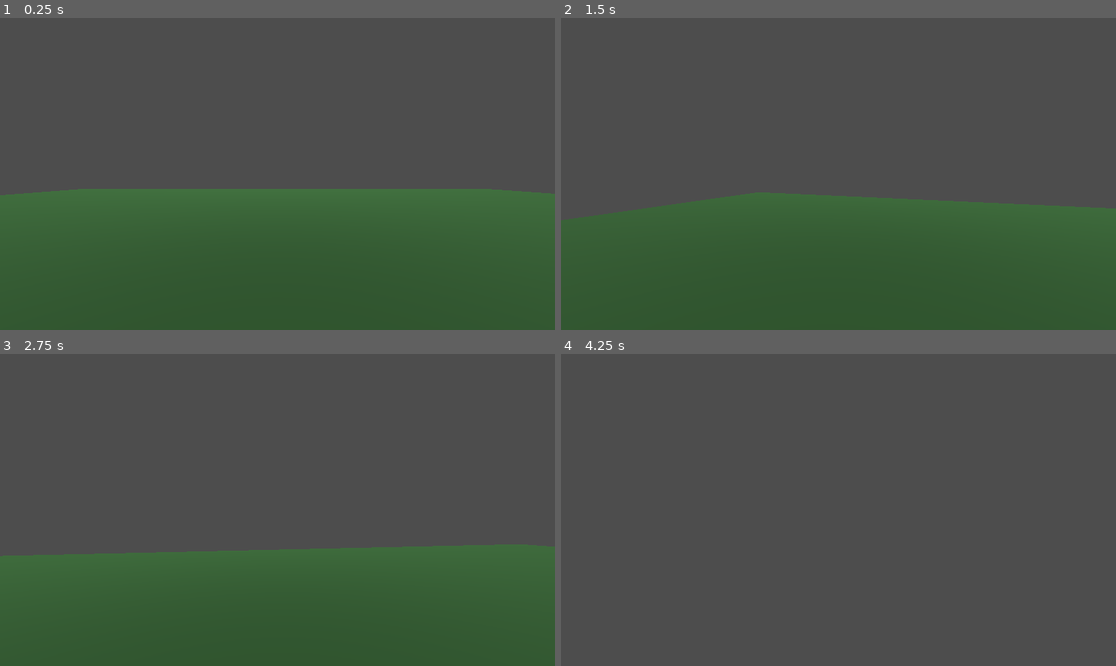
Above: before the commit, frames 1-4 (two rows, left to right).
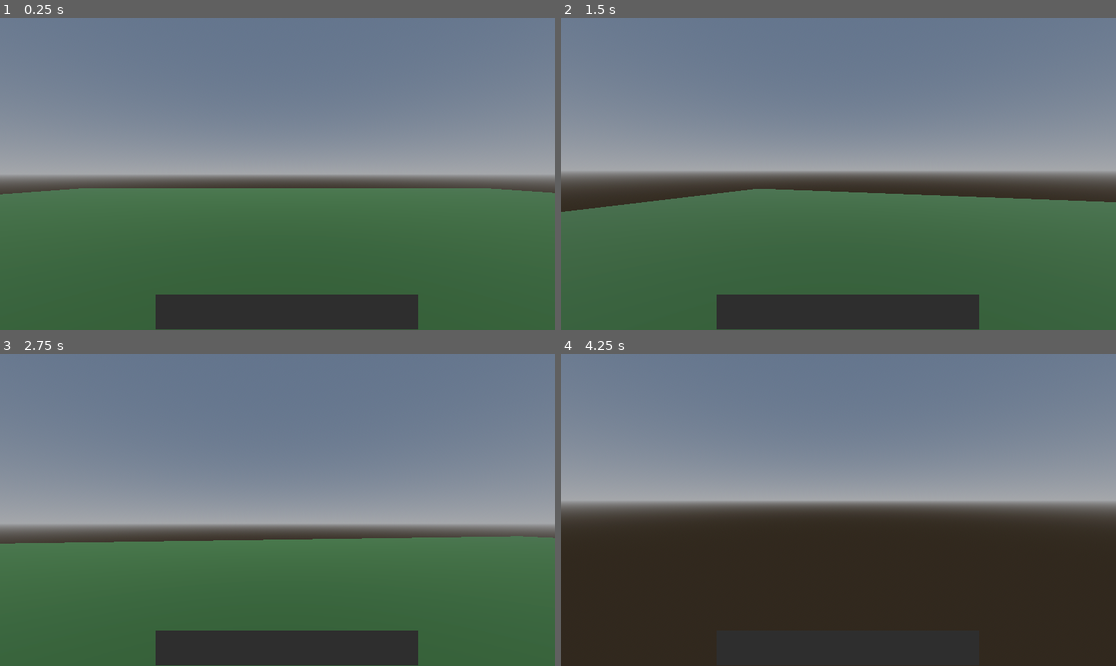
Above: after the commit, the same moments.

Repository: sg631/nsf-project
Game: Godot game, scene res://Game.tscn
Two runs of this game, one before a commit and one after it. Both use one fixed random seed, a clock stepped at 60 frames per second and the inputs below.
Inputs (mouse positions are in pixels of both pictures, inside the frame that each line leads up to):
- Up to frame 1 (0.25 s): no input
- Up to frame 2 (1.5 s): tap Enter (ui_accept) at 0.5, 0.77 s; move the mouse to (960, 158) at 0.52 s; hold D (playerRight) 0.53-1.28 s; click (960, 158) at 0.6 s; move the mouse to (810, 174) at 1.27 s; hold W (playerForwards) from 1.28 s (still down); tap Shift (sprint) at 1.35 s
- Up to frame 3 (2.75 s): keep holding W (playerForwards); tap Enter (ui_accept) at 1.52 s; move the mouse to (288, 503) at 2.02 s; click (288, 503) at 2.1 s
- Up to frame 4 (4.25 s): keep holding W (playerForwards); move the mouse to (832, 516) at 2.77 s; tap Shift (sprint) at 2.85 s; tap Enter (ui_accept) at 3.02, 3.77 s; move the mouse to (877, 513) at 3.52 s; click (877, 513) at 3.6 s

The runs differ from the first frame. In frame 1, 58% of the frame differs, in the area x 0-100%, y 0-100%; in frame 2, 62%; in frame 3, 66%; in frame 4, 97%.

Commit message:
added skybox and changed camera

Diff:
--- a/Game.tscn
+++ b/Game.tscn
@@ -9,7 +9,26 @@
 [sub_resource type="StandardMaterial3D" id="StandardMaterial3D_dgfwr"]
 albedo_color = Color(0.189847, 0.381447, 0.181012, 1)
 
-[node name="Node3D" type="Node3D"]
+[sub_resource type="ProceduralSkyMaterial" id="ProceduralSkyMaterial_mcn1p"]
+
+[sub_resource type="Sky" id="Sky_rsar7"]
+sky_material = SubResource("ProceduralSkyMaterial_mcn1p")
+process_mode = 1
+
+[sub_resource type="Environment" id="Environment_ve4aw"]
+background_mode = 2
+sky = SubResource("Sky_rsar7")
+ambient_light_source = 3
+ambient_light_color = Color(0.860828, 0.908678, 0.690643, 1)
+glow_enabled = true
+fog_enabled = true
+fog_light_energy = 0.65
+
+[sub_resource type="CameraAttributesPractical" id="CameraAttributesPractical_2jypt"]
+
+[sub_resource type="Compositor" id="Compositor_2veff"]
+
+[node name="Game" type="Node3D"]
 transform = Transform3D(1, 0, 0, 0, 1, 0, 0, 0, 1, 0, 0, 0.00646687)
 
 [node name="Lights" type="Node" parent="."]
@@ -33,3 +52,37 @@
 
 [node name="Player" parent="." instance=ExtResource("1_chwdd")]
 transform = Transform3D(1, 0, 0, 0, 1, 0, 0, 0, 1, -0.575938, 1.38908, 0.419993)
+
+[node name="WorldEnvironment" type="WorldEnvironment" parent="."]
+environment = SubResource("Environment_ve4aw")
+camera_attributes = SubResource("CameraAttributesPractical_2jypt")
+compositor = SubResource("Compositor_2veff")
+
+[node name="CanvasLayer" type="CanvasLayer" parent="."]
+follow_viewport_enabled = true
+
+[node name="Control" type="Control" parent="CanvasLayer"]
+layout_mode = 3
+anchor_right = 1.0
+anchor_bottom = 1.0
+offset_left = 556.0
+offset_top = 304.0
+offset_right = -285.0
+offset_bottom = -164.0
+grow_horizontal = 2
+grow_vertical = 2
+
+[node name="ColorRect" type="ColorRect" parent="CanvasLayer/Control"]
+layout_mode = 1
+anchors_preset = -1
+anchor_left = -0.75
+anchor_top = 1.5
+anchor_right = 1.0
+anchor_bottom = 1.9
+offset_left = -0.151993
+offset_top = 0.019989
+offset_right = -0.0280151
+offset_bottom = 0.0799866
+grow_horizontal = 2
+grow_vertical = 0
+color = Color(0.17881, 0.17881, 0.17881, 1)
--- a/Player.tscn
+++ b/Player.tscn
@@ -1,26 +1,24 @@
 [gd_scene load_steps=5 format=3 uid="uid://bicfvrrdnui24"]
 
 [ext_resource type="Script" path="res://player.gd" id="1_2sf5x"]
+[ext_resource type="Script" path="res://camera_3d.gd" id="2_40n5x"]
 
-[sub_resource type="BoxShape3D" id="BoxShape3D_p363l"]
+[sub_resource type="BoxShape3D" id="BoxShape3D_60cey"]
 
-[sub_resource type="CapsuleMesh" id="CapsuleMesh_60kmi"]
+[sub_resource type="SphereMesh" id="SphereMesh_kb5u3"]
 
-[sub_resource type="StandardMaterial3D" id="StandardMaterial3D_8g0xc"]
-albedo_color = Color(0.572295, 0.172551, 0.176476, 1)
-
-[node name="Node3D" type="Node3D"]
+[node name="Player" type="Node3D"]
 
 [node name="Player" type="CharacterBody3D" parent="."]
 script = ExtResource("1_2sf5x")
 
 [node name="CollisionShape3D" type="CollisionShape3D" parent="Player"]
-transform = Transform3D(0.94821, 0, 0, 0, 1.80738, 0, 0, 0, 0.975207, 0, 0, 0)
-shape = SubResource("BoxShape3D_p363l")
+shape = SubResource("BoxShape3D_60cey")
 
 [node name="MeshInstance3D" type="MeshInstance3D" parent="Player"]
-mesh = SubResource("CapsuleMesh_60kmi")
-surface_material_override/0 = SubResource("StandardMaterial3D_8g0xc")
+layers = 0
+mesh = SubResource("SphereMesh_kb5u3")
 
 [node name="Camera3D" type="Camera3D" parent="Player"]
 transform = Transform3D(1, 0, 0, 0, 1, 0, 0, 0, 1, 0, 0.258389, -0.495737)
+script = ExtResource("2_40n5x")
--- a/camera_3d.gd
+++ b/camera_3d.gd
@@ -8,4 +8,4 @@
 
 # Called every frame. 'delta' is the elapsed time since the previous frame.
 func _process(delta: float) -> void:
-	pass
+	rotation.x -= Input.get_last_mouse_velocity().y/10000;
--- a/player.gd
+++ b/player.gd
@@ -28,7 +28,7 @@
 		velocity.x = move_toward(velocity.x, 0, SPEED)
 		velocity.z = move_toward(velocity.z, 0, SPEED)
 
-	rotation.x -= Input.get_last_mouse_velocity().y/10000;
+	#rotation.x -= Input.get_last_mouse_velocity().y/10000;
 	rotation.y -= Input.get_last_mouse_velocity().x/10000;
 	if Input.is_action_just_pressed("camLock"):
 		Input.mouse_mode = Input.MOUSE_MODE_CAPTURED;
Not shown: 1 places in Game.tscn that only renumber resources
